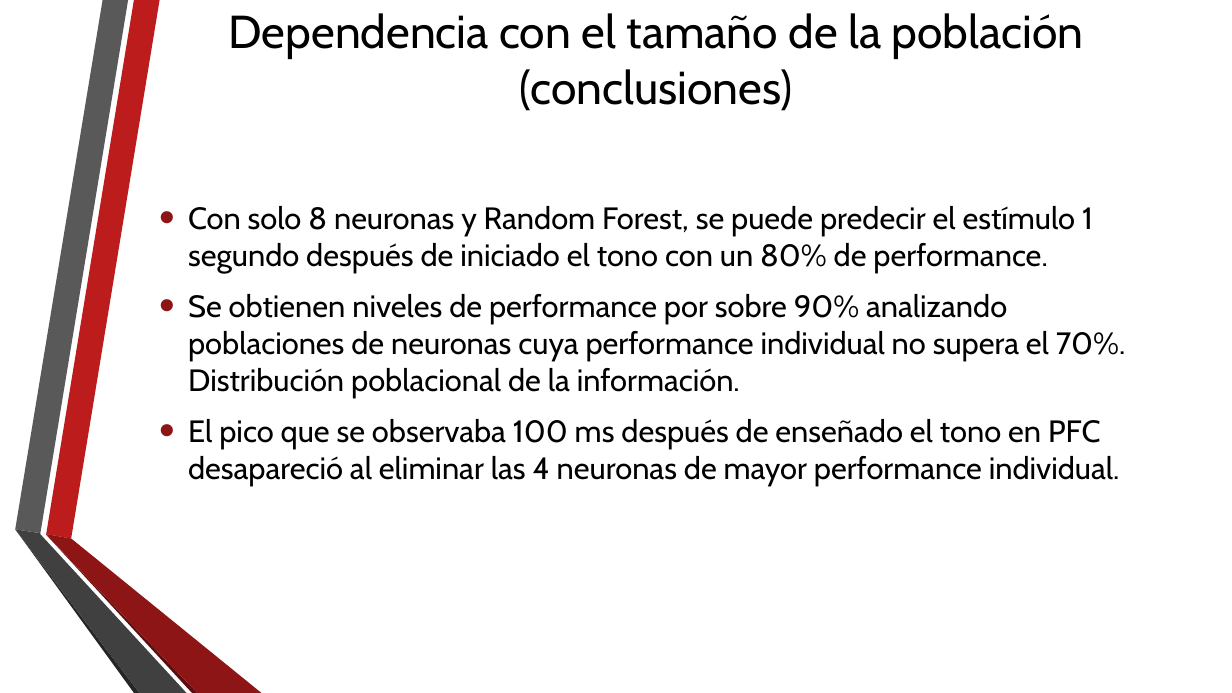
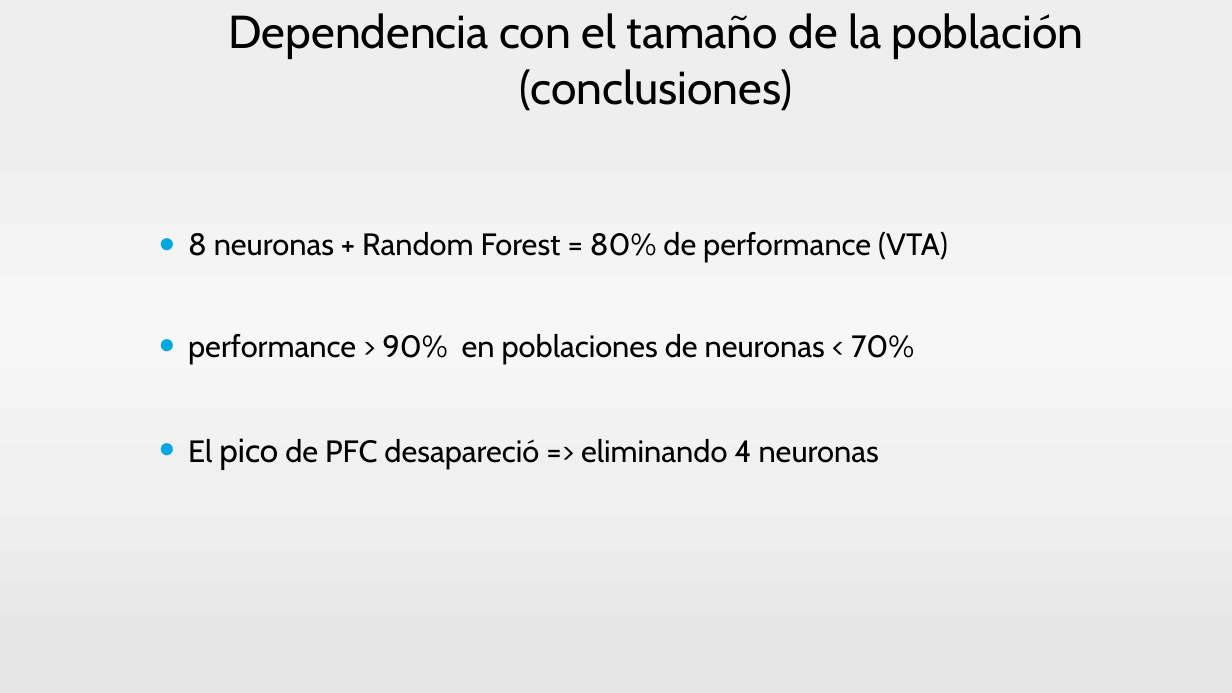
Before and after one commit to neozero86/tesis-megea, a slide deck: slide 54 of Presentacion/PresentacionTesis.pptx (slide 55 before the commit). Drawn at 1232x693 pixels with LibreOffice and Linux fonts; fonts in the diff are those of the drawing; background and template pictures are left out. Boxes give left, top, right and bottom in pixels: in the first picture for what was removed or moved away, otherwise in the second. Text is boxed around its words. In the diff, an @@ line names an element or a change of style, - is before the commit and + after.

```diff
--- a/Presentacion/PresentacionTesis.pptx
+++ b/Presentacion/PresentacionTesis.pptx
@@ background picture (left out) to gradient #EEEEEE to #F1F1F1 to #F7F7F7 to #F0F0F0 to #E6E6E6 @@
@@ text at <box>188,232,948,470</box>: text changed @@
-• Con solo 8 neuronas y Random Forest, se puede predecir el estímulo 1 segundo después de iniciado el tono con un 80% de performance.
-• Se obtienen niveles de performance por sobre 90% analizando poblaciones de neuronas cuya performance individual no supera el 70%. Distribución poblacional de la información.
-• El pico que se observaba 100 ms después de enseñado el tono en PFC desapareció al eliminar las 4 neuronas de mayor performance individual.
+• 8 neuronas + Random Forest = 80% de performance (VTA)
+• performance > 90% en poblaciones de neuronas < 70%
+• El pico de PFC desapareció => eliminando 4 neuronas
@@ group removed at <box>15,0,262,693</box>: 6 freeform shapes @@
```
Also in this commit, not shown: 67 other slides changed, 2 slides added, 2 slides removed.
